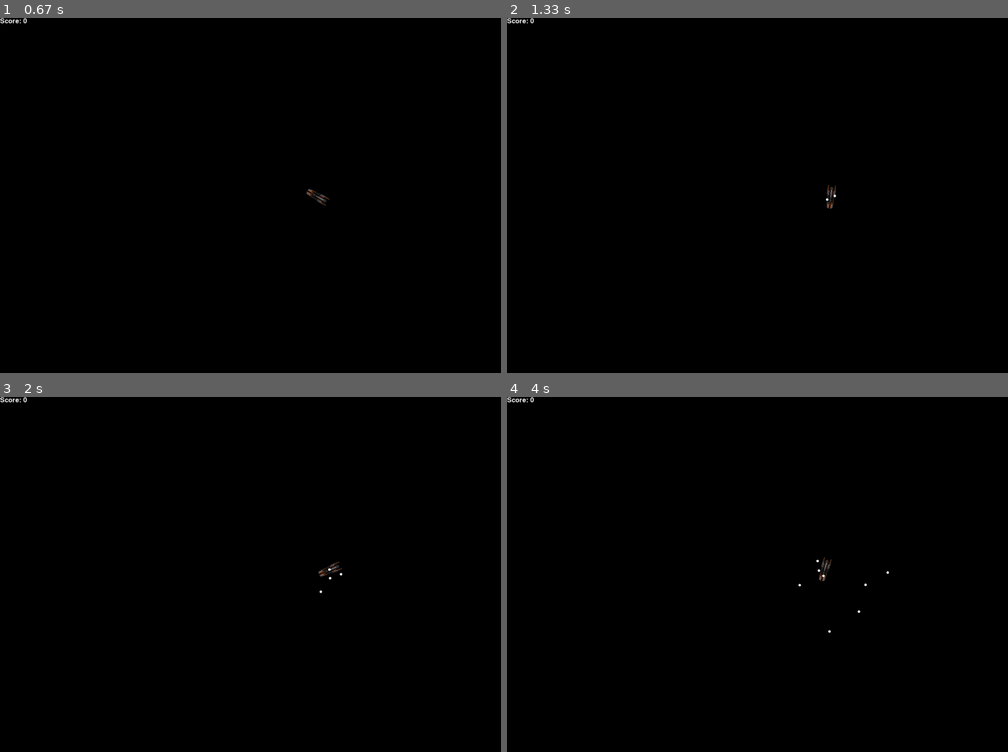
Above: before the commit, frames 1-4 (two rows, left to right).
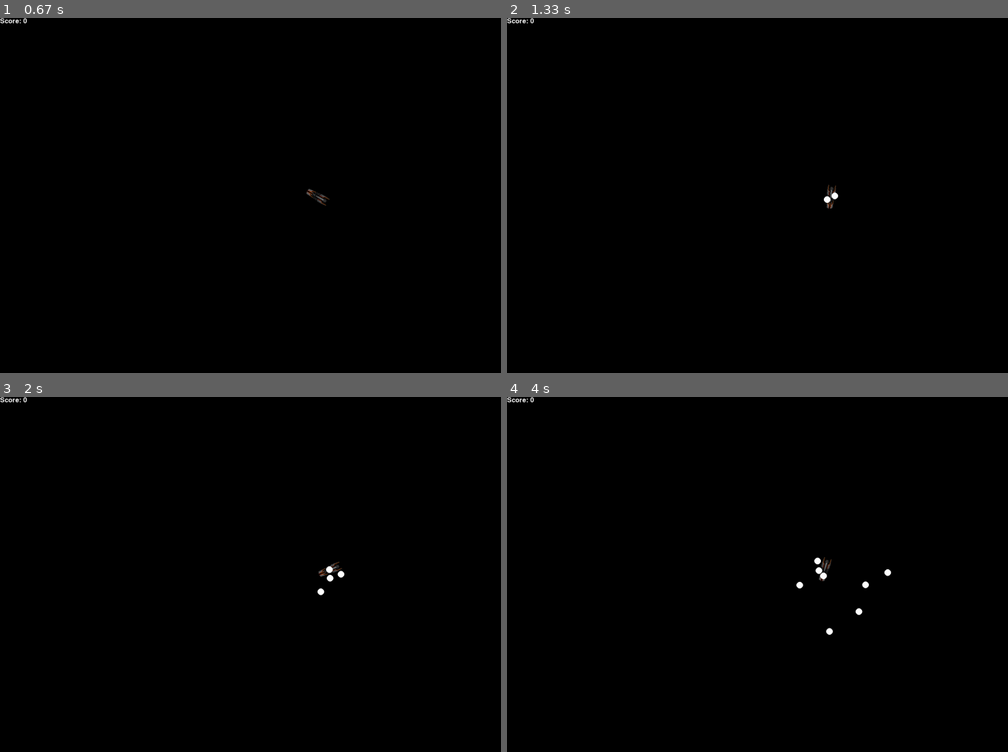
Above: after the commit, the same moments.

Repository: Carbonem1/Arcade-Game
Game: pygame game, started from game.py
The game is run twice, just before and just after one commit, with the same random seed, the same clock (stepped at 60 frames per second) and the same inputs. The source is Python 2; it was converted automatically to run under Python 3.
Inputs (mouse positions are in pixels of both pictures, inside the frame that each line leads up to):
- Up to frame 1 (0.67 s): click "PLAY" at 0.38 s
- Up to frame 2 (1.33 s): click (outside the picture) at 0.72 s; hold D from 1 s (still down); click (827, 220) at 1.08 s
- Up to frame 3 (2 s): release D at 1.47 s; hold W 1.5-1.8 s; click (380, 656) at 1.58 s; hold D from 1.83 s (still down); click (120, 659) at 1.92 s
- Up to frame 4 (4 s): release D at 2.3 s; hold A 2.33-2.87 s; click (outside the picture) at 2.42 s; hold S 2.9-3.2 s; click (657, 443) at 2.98 s; hold A 3.23-3.63 s; click (672, 503) at 3.32 s; hold W from 3.67 s (still down); click (797, 666) at 3.75 s

Frame 1 is identical in both runs. In frame 2, less than 0.1% of the frame differs, in the area x 63-67%, y 49-53%; in frame 3, less than 0.1%; in frame 4, 0.2%, in the area x 57-77%, y 45-67%.

Commit message:
Switched to basic projectile and lowerered difficulty

Diff:
--- a/basic_projectile.py
+++ b/basic_projectile.py
@@ -2,70 +2,57 @@
 
 import pygame
 import sys
+import math
 from pygame.locals import *
 
 from projectile import Projectile
 
 class BasicProjectile(Projectile):
     size = 10
+    initial_x_coordinate = 0
+    initial_y_coordinate = 0
     x_coordinate = 0
     y_coordinate = 0
     old_x_coordinate = 0
     old_y_coordinate = 0
-    speed = 5
+    speed = 1
     speed_count = 0
-    direction = None
+    bullet_vector = 0
 
     def __init__(self, character):
         Projectile.__init__(self, self)
+        self.initial_x_coordinate = character.x_coordinate
+        self.initial_y_coordinate = character.y_coordinate
         self.x_coordinate = character.x_coordinate
         self.y_coordinate = character.y_coordinate
         self.old_x_coordinate = self.x_coordinate
         self.old_y_coordinate = self.y_coordinate
         self.direction = character.direction
         Projectile.projectile_count += 1
+        Projectile.basic_projectile_list.append(self)
 
     def drawProjectile(self, game, color, erase_color):
-        old_normal_projectile = pygame.draw.circle(game, erase_color, (self.old_x_coordinate, self.old_y_coordinate), self.size, 0)
-        normal_projectile = pygame.draw.circle(game, color, (self.x_coordinate, self.y_coordinate), self.size, 0)
+        old_normal_projectile = pygame.draw.circle(game, erase_color, (int(self.old_x_coordinate), int(self.old_y_coordinate)), self.size, 0)
+        normal_projectile = pygame.draw.circle(game, color, (int(self.x_coordinate), int(self.y_coordinate)), self.size, 0)
 
         self.old_x_coordinate = self.x_coordinate
         self.old_y_coordinate = self.y_coordinate
 
     def remove(self, game, erase_color):
-        remove_old_normal_projectile = pygame.draw.circle(game, erase_color, (self.old_x_coordinate, self.old_y_coordinate), self.size, 0)
-        remove_normal_projectile = pygame.draw.circle(game, erase_color, (self.x_coordinate, self.y_coordinate), self.size, 0)
+        remove_old_normal_projectile = pygame.draw.circle(game, erase_color, (int(self.old_x_coordinate), int(self.old_y_coordinate)), self.size, 0)
+        remove_normal_projectile = pygame.draw.circle(game, erase_color, (int(self.x_coordinate), int(self.y_coordinate)), self.size, 0)
         Projectile.projectile_list.remove(self)
 
     def move(self, mouse_x, mouse_y):
         if self.speed_count == self.speed:
-            if self.direction == "EAST":
-                self.x_coordinate += 1
+            if self.bullet_vector == 0:
+                distance = [mouse_x - self.initial_x_coordinate, mouse_y - self.initial_y_coordinate]
+                norm = math.sqrt(distance[0] ** 2 + distance[1] ** 2)
+                direction = [distance[0] / norm, distance[1] / norm]
+                self.bullet_vector = [direction[0], direction[1]]
 
-            if self.direction == "WEST":
-                self.x_coordinate -= 1
-
-            if self.direction == "SOUTH":
-                self.y_coordinate += 1
-
-            if self.direction == "NORTH":
-                self.y_coordinate -= 1
-
-            if self.direction == "SOUTHEAST":
-                self.x_coordinate += 1
-                self.y_coordinate += 1
-
-            if self.direction == "SOUTHWEST":
-                self.x_coordinate -= 1
-                self.y_coordinate += 1
-
-            if self.direction == "NORTHEAST":
-                self.x_coordinate += 1
-                self.y_coordinate -= 1
-
-            if self.direction == "NORTHWEST":
-                self.x_coordinate -= 1
-                self.y_coordinate -= 1
+            self.x_coordinate += self.bullet_vector[0]
+            self.y_coordinate += self.bullet_vector[1]
             self.speed_count = 0
 
         self.speed_count += 1
--- a/character.py
+++ b/character.py
@@ -22,7 +22,7 @@
     old_x_coordinate = 0
     old_y_coordinate = 0
 
-    current_projectile = None
+    current_projectile = "Basic"
 
     legal_moves = []
     direction = None
@@ -33,7 +33,7 @@
     image = None
     image_rect = (0, 0)
 
-    def __init__(self, x_start, y_start, projectile = None, image = None):
+    def __init__(self, x_start, y_start, projectile, image = None):
         self.x_coordinate = x_start
         self.y_coordinate = y_start
         self.old_x_coordinate = x_start
@@ -47,11 +47,11 @@
             self.image_rect = self.image.get_rect()
 
     def getProjectile(self):
-        if self.current_projectile == "0":
+        if self.current_projectile == "Basic":
             return BasicProjectile(self)
-        if self.current_projectile == "1":
+        if self.current_projectile == "Piercing":
             return PiercingProjectile(self)
-        if self.current_projectile == "2":
+        if self.current_projectile == "Laser":
             return LaserProjectile(self)
 
         else:
--- a/config.py
+++ b/config.py
@@ -14,7 +14,7 @@
 
     # set difficulty
     difficulty = 1
-    difficulty_scaler = .01
+    difficulty_scaler = .001
 
     # set enemy spawn buffer size
     spawn_buffer = 220
--- a/game.py
+++ b/game.py
@@ -64,7 +64,7 @@
         for projectile in projectiles:
             if abs(enemy.x_coordinate - projectile.x_coordinate) <= enemy.size and abs(enemy.y_coordinate - projectile.y_coordinate) <= enemy.size:
                 enemy.gotHit(game, erase_color)
-                if not projectile in projectile.getPiercingProjectileList():
+                if projectile in projectile.getProjectileList():
                     projectile.remove(game, erase_color)
                 statistics.total_kills += 1
                 statistics.shots_hit += 1
@@ -108,7 +108,7 @@
 DISPLAYSURF.fill(background_color)
 
 # player init coordinates
-my_character = Character(config.display_x//2, config.display_y//2, "1", ("red", "1", ""))
+my_character = Character(config.display_x//2, config.display_y//2, "Basic", ("red", "1", ""))
 
 # player projectile
 proj = BasicProjectile(my_character)
@@ -125,7 +125,7 @@
 # red enemy init
 red_enemy = RedEnemy(0, 0)
 
-# red enemy init
+# purple enemy init
 purple_enemy = PurpleEnemy(0, 0)
 
 mouse_x = 0
--- a/projectile.py
+++ b/projectile.py
@@ -3,6 +3,7 @@
 class Projectile:
     projectile_count = -1
     projectile_list = []
+    basic_projectile_list = []
     piercing_projectile_list = []
     laser_projectile_list = []
 
Not shown, changed: basic_projectile.pyc
Not shown, changed: character.pyc
Not shown, changed: config.pyc
Not shown, changed: projectile.pyc
